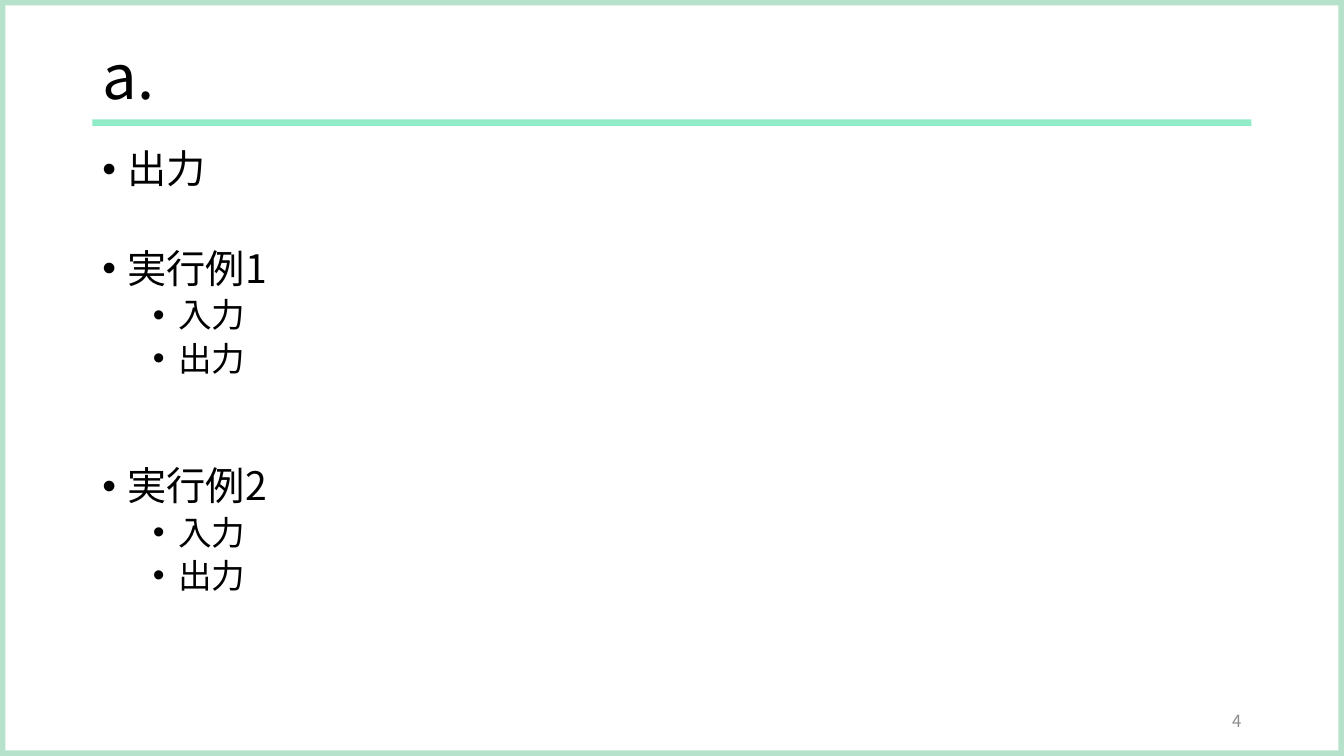
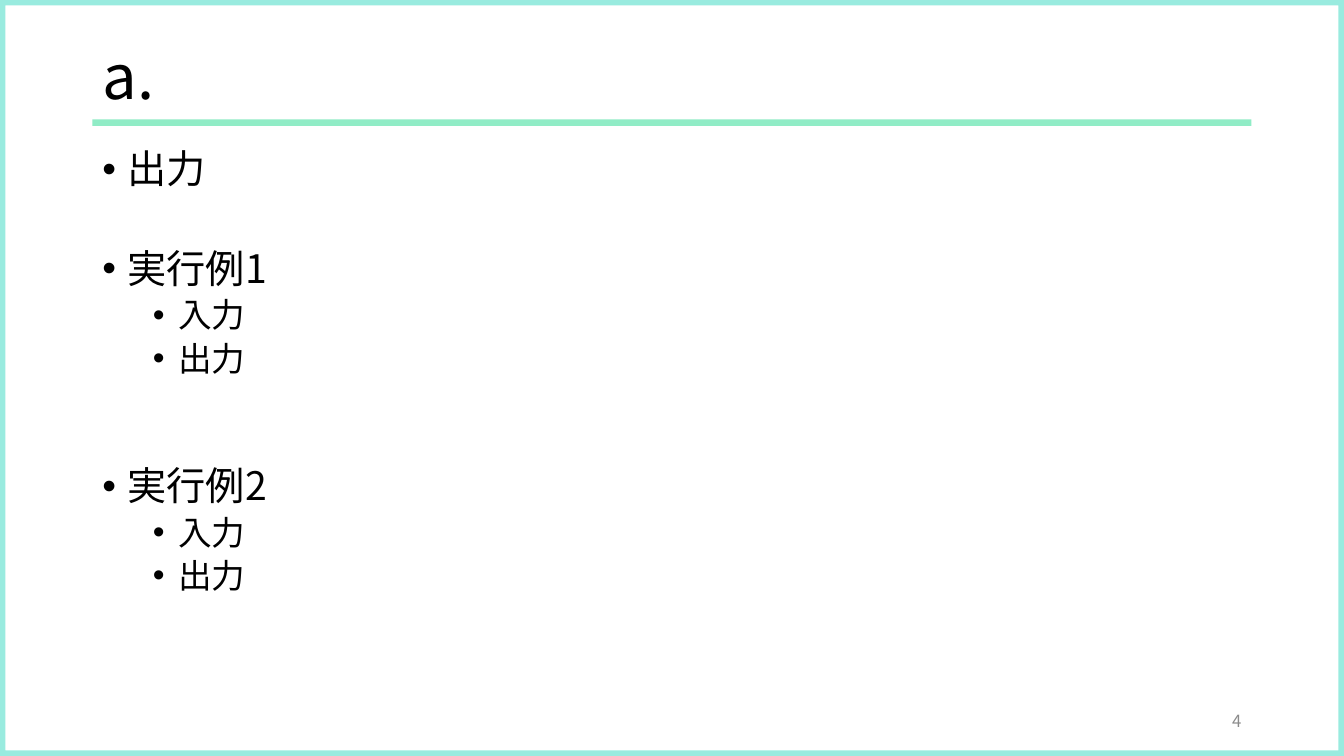
Before and after one commit to OECUPC/OPC, a slide deck: slide 4 of プログラム問題/プログラム実装問題_テンプレ.pptx. Drawn at 1344x756 pixels with LibreOffice and Linux fonts; fonts in the diff are those of the drawing. Boxes give left, top, right and bottom in pixels: in the first picture for what was removed or moved away, otherwise in the second. Text is boxed around its words. In the diff, an @@ line names an element or a change of style, - is before the commit and + after.

```diff
--- a/プログラム問題/プログラム実装問題_テンプレ.pptx
+++ b/プログラム問題/プログラム実装問題_テンプレ.pptx
@@ frame at bbox=[0, 0, 1344, 756]: fill #B6E2CB to #00CDAF at 40% opacity @@
```
Also in this commit, not shown: 28 other slides changed.
